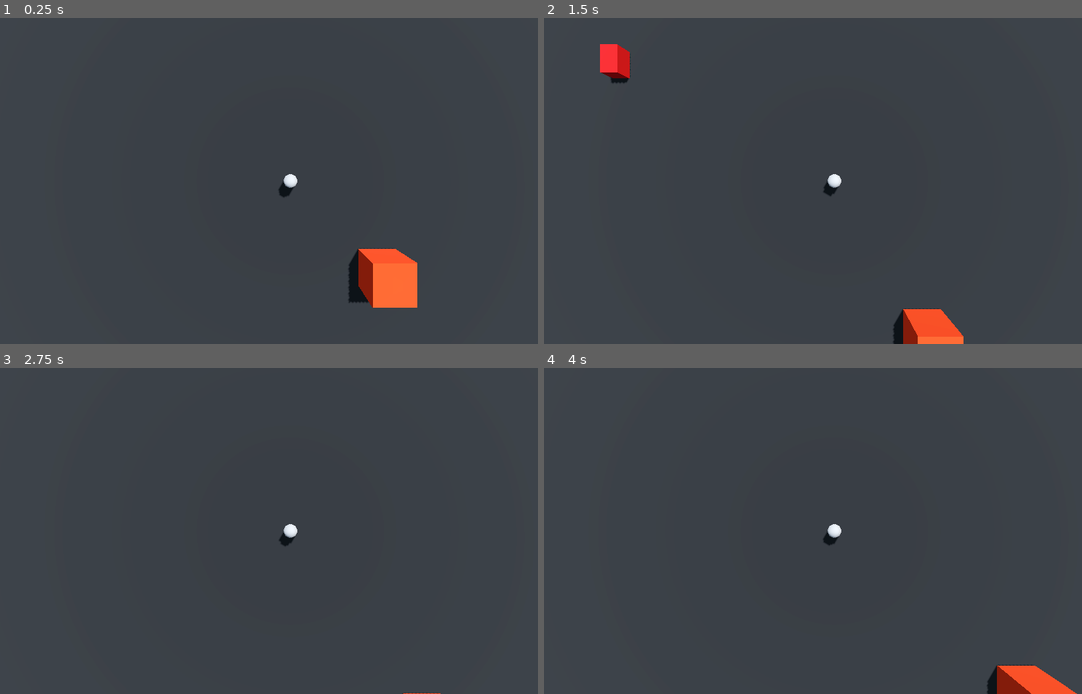
Above: before the commit, frames 1-4 (two rows, left to right).
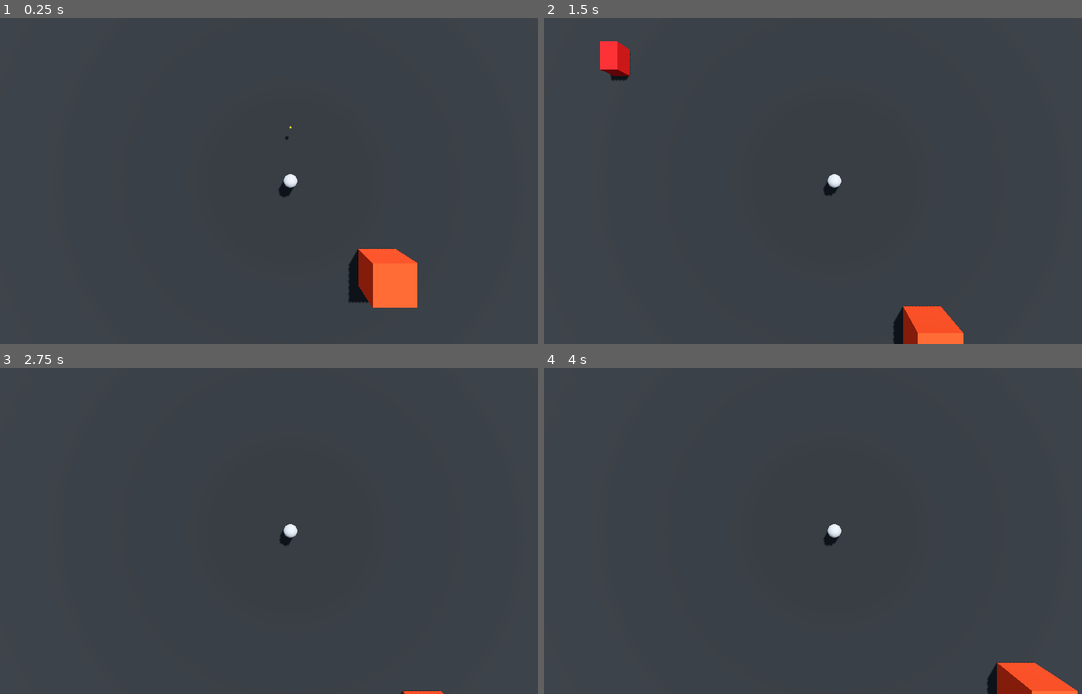
Above: after the commit, the same moments.

Repository: frqstbite/geeked-dog-incident
Game: Godot game, scene res://scenes/debug/ai.tscn
Same seed, same stepped clock (60 frames per second), same inputs: the game is played once before the commit and once after it. The engine's default icon, where the game draws it, is replaced by a stand-in: a white triangle on a blue panel in a dark square.
Inputs:
- Up to frame 1 (0.25 s): no input
- Up to frame 2 (1.5 s): hold Up (ui_up) from 0.53 s (still down)
- Up to frame 3 (2.75 s): release Up (ui_up) at 2.03 s; hold Left (ui_left) from 2.03 s (still down)
- Up to frame 4 (4 s): tap Enter at 3.5 s; release Left (ui_left) at 3.53 s; hold Down (ui_down) from 3.53 s (still down)

The runs differ from the first frame. In frame 1, less than 0.1% of the frame differs, in the area x 52-55%, y 33-38%; in frame 2, 0.4%, in the area x 10-78%, y 7-98%; in frame 3, less than 0.1%; in frame 4, 0.3%.

Commit message:
Make humans drop geek bar on death

Diff:
--- a/scenes/debug/ai.tscn
+++ b/scenes/debug/ai.tscn
@@ -4,6 +4,7 @@
 [ext_resource type="PackedScene" uid="uid://dwm3x750j20bp" path="res://scenes/npc/human.tscn" id="3_l1bgr"]
 [ext_resource type="PackedScene" uid="uid://cgt54fauo13va" path="res://scenes/debug/player.tscn" id="4_ad3ck"]
 [ext_resource type="PackedScene" uid="uid://cxxymbu1nw2ge" path="res://scenes/npc/car.tscn" id="4_bufah"]
+[ext_resource type="PackedScene" uid="uid://1y5rwjd1kuwq" path="res://scenes/collectible/geek_bar.tscn" id="5_7t8gr"]
 
 [sub_resource type="ProceduralSkyMaterial" id="ProceduralSkyMaterial_a02cp"]
 sky_horizon_color = Color(0.66224277, 0.6717428, 0.6867428, 1)
@@ -68,7 +69,6 @@
 
 [node name="Human" parent="." unique_id=1742445246 instance=ExtResource("3_l1bgr")]
 transform = Transform3D(1, 0, 0, 0, 1, 0, 0, 0, 1, 5, 1.5245697, -29)
-CurrentState = 0
 
 [node name="TestPlayer" parent="." unique_id=1025771593 instance=ExtResource("4_ad3ck")]
 transform = Transform3D(1, 0, 0, 0, 1, 0, 0, 0, 1, 0, 2, 0)
@@ -78,3 +78,6 @@
 
 [node name="Car" parent="." unique_id=905283236 instance=ExtResource("4_bufah")]
 transform = Transform3D(1.0000001, 0, -2.9802322e-08, 0, 1, 0, 2.9802322e-08, 0, 1.0000001, -17, 1, -44)
+
+[node name="GeekBar" parent="." unique_id=516184198 instance=ExtResource("5_7t8gr")]
+transform = Transform3D(1, 0, 0, 0, 1, 0, 0, 0, 1, 0, 2, -4)
--- a/scenes/npc/human.tscn
+++ b/scenes/npc/human.tscn
@@ -1,7 +1,7 @@
 [gd_scene format=3 uid="uid://dwm3x750j20bp"]
 
-[ext_resource type="Script" uid="uid://frm4fidt7su6" path="res://scripts/npc/human.gd" id="1_byrx8"]
-[ext_resource type="Texture2D" uid="uid://cxicu524r8i0r" path="res://icon.svg" id="2_j03jf"]
+[ext_resource type="Script" uid="uid://l6sfd1pfa7ua" path="res://scripts/npc/human.gd" id="1_byrx8"]
+[ext_resource type="PackedScene" uid="uid://1y5rwjd1kuwq" path="res://scenes/collectible/geek_bar.tscn" id="2_wbpfs"]
 
 [sub_resource type="CapsuleShape3D" id="CapsuleShape3D_j03jf"]
 
@@ -23,7 +23,7 @@
 
 [node name="Human" type="CharacterBody3D" unique_id=1742445246]
 script = ExtResource("1_byrx8")
-CurrentState = 2
+geek_bar_scene = ExtResource("2_wbpfs")
 
 [node name="CollisionShape3D" type="CollisionShape3D" parent="." unique_id=68771268]
 shape = SubResource("CapsuleShape3D_j03jf")
--- a/scripts/collectible/geek_bar.gd
+++ b/scripts/collectible/geek_bar.gd
@@ -3,13 +3,18 @@
 
 var player : Player
 
+@export var geek_refill_factor = 10.0
+
+@export_category("Modifier")
 @export var modifier : bool = false
 @export var speed : float = 10.0
 @export var duration : float = 10.0
 
 func on_consume():
 	if player:
-		player.create_speed_modifier(speed, duration)
+		if modifier:
+			player.create_speed_modifier(speed, duration)
+			RoundManager.refill_geek(geek_refill_factor)
 
 func _on_body_entered(body: Node) -> void:
 	if body is Player:
--- a/scripts/npc/car.gd
+++ b/scripts/npc/car.gd
@@ -30,4 +30,6 @@
 		for body in body_list:
 			if body is Human:
 					if body.CurrentState != Human.ManagerStates.Dead:
-						body.CurrentState = Human.ManagerStates.Dead
+						body.kill_human()
+			elif body is Player:
+				RoundManager.kill_player()
--- a/scripts/npc/human.gd
+++ b/scripts/npc/human.gd
@@ -3,6 +3,7 @@
 
 @export var movement_speed: float = 4.0
 @onready var navigation_agent: NavigationAgent3D = get_node("NavigationAgent3D")
+@export var geek_bar_scene : PackedScene
 
 var region : NavigationRegion3D
 var player
@@ -162,6 +163,14 @@
 func get_random_vector3_at_height(height, minimum, maximum):
 	return Vector3(randf_range(minimum, maximum), height, randf_range(minimum, maximum))
 
+func kill_human():
+	CurrentState = ManagerStates.Dead
+	var geek : RigidBody3D = geek_bar_scene.instantiate()
+	geek.position = position
+	add_sibling(geek)
+	queue_free()
+
+
 func choose_debug_mesh(state):
 	$WanderMesh.visible = state == ManagerStates.Wander
 	$ConcernMesh.visible = state == ManagerStates.Concern
--- a/scripts/singleton/round_manager.gd
+++ b/scripts/singleton/round_manager.gd
@@ -1,8 +1,32 @@
 extends Node
 
-var geek_value : float = 100.0
+var original_geek_value : float = 100.0
+var geek_value = original_geek_value
 var geek_decay : float = 0.01
+
+var amount_refilled : float = 0 # this is a stupid way to do it but it makes it easy to keep geek decay
+
+var time_elapsed : float = 0.0
+
+const E = exp(1)
 
 func _process(delta: float) -> void:
 	if geek_value > 0:
-		geek_value = lerpf(geek_value, 0, geek_decay * delta)
+		geek_value = lerpf(original_geek_value, 0, time_elapsed) + amount_refilled
+	if geek_value <= 0:
+		kill_player()
+
+	time_elapsed += delta * geek_decay
+
+	geek_decay = (0.01) * (pow(E, time_elapsed))
+
+	print(geek_value)
+
+func refill_geek(amount):
+	amount_refilled += amount
+
+func kill_player():
+	time_elapsed = 0
+	geek_value = original_geek_value
+	amount_refilled = 0
+	get_tree().reload_current_scene()
